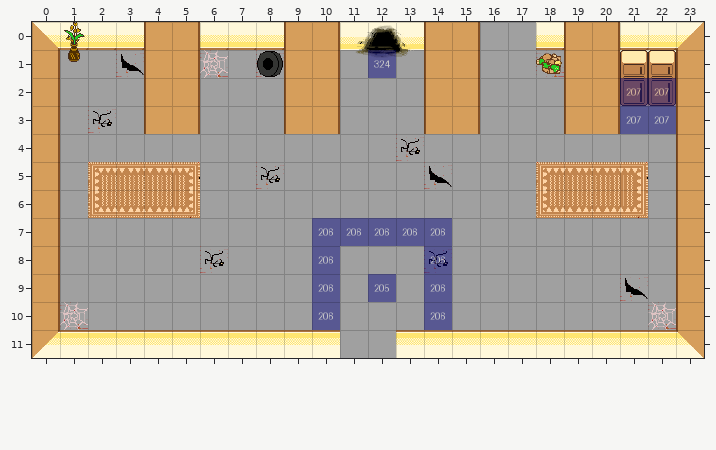
An edit to a level. Tiled map, bgs/maps/room_basement.tmx. Above is the file before it was changed.
Cells are 32x32 px. Shown: x 0..23, y 0..11.
Once edited:
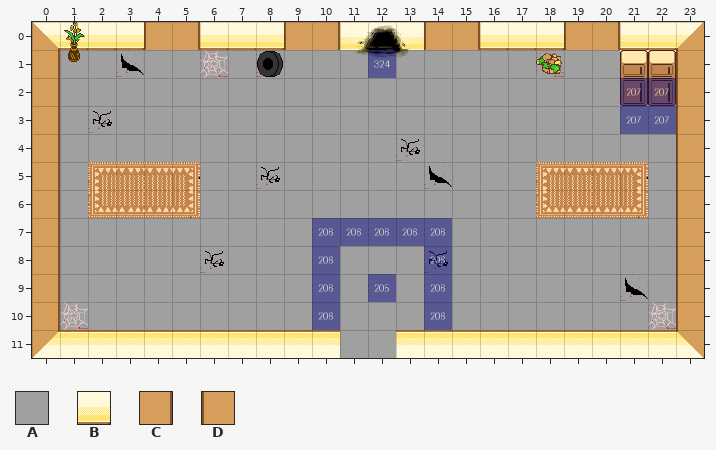
Key: from "room04": A 1, B 5, C 6, D 7.
_ is an empty cell.
The exact change:
Layer "decor":
The author put tile A in rows 1 to 3 at x 4 to 5, 9 to 10, 14 to 15 and 19 to 20.
Layer "colliders":
The author put tile B in row 0 at x 16 to 17.
The edit erases tile C in rows 1 to 3 at x 5, 10, 15 and 20.
The edit erases tile D in rows 1 to 3 at x 4, 9, 14 and 19.
